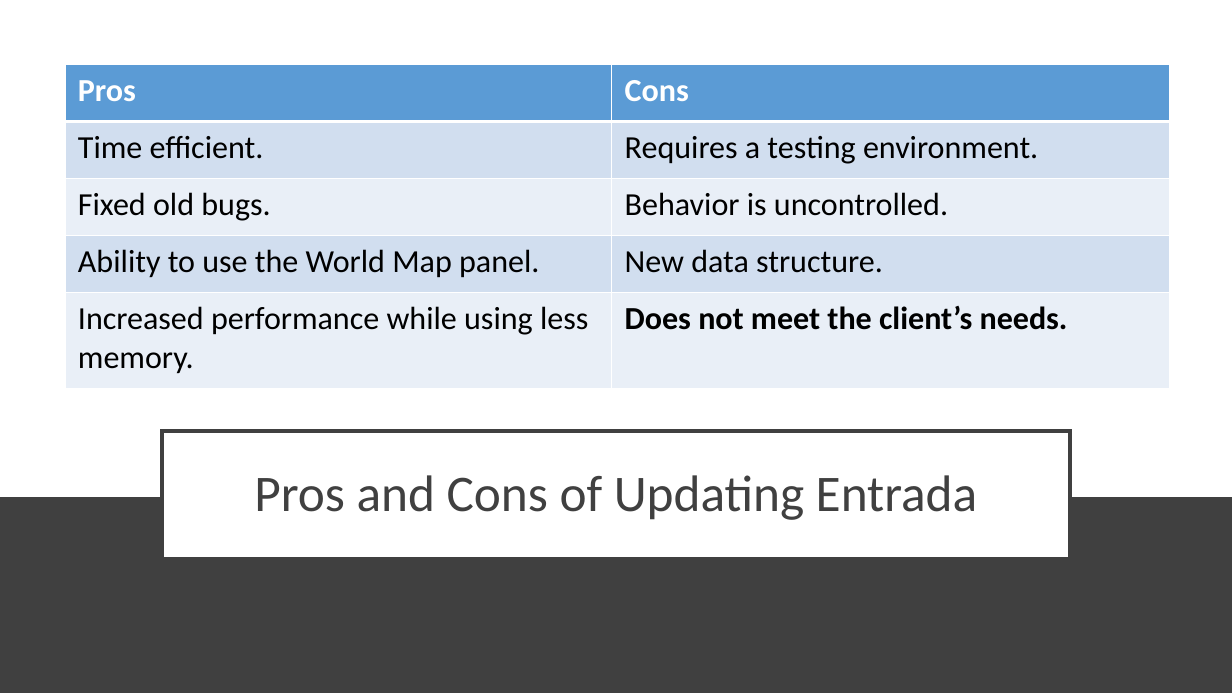
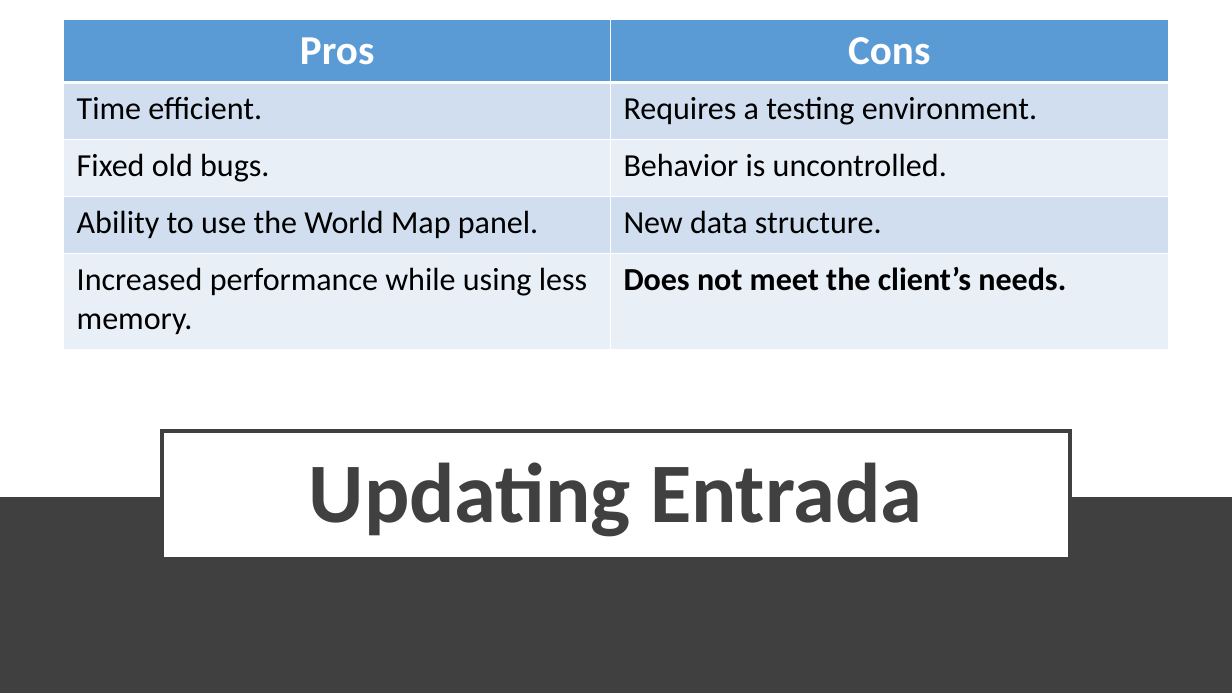
Before and after one commit to Aliii98/osoc19, a slide deck: slide 7 of OSOC-Final.pptx (slide 8 before the commit). Drawn at 1232x693 pixels with LibreOffice and Linux fonts; fonts in the diff are those of the drawing. Boxes give left, top, right and bottom in pixels: in the first picture for what was removed or moved away, otherwise in the second. Text is boxed around its words. In the diff, an @@ line names an element or a change of style, - is before the commit and + after.

```diff
--- a/OSOC-Final.pptx
+++ b/OSOC-Final.pptx
@@ table at (x1=64, y1=19, x2=1168, y2=348) @@
@@ size 25 to 32 pt in "Pros", "Cons" @@
@@ alignment left to centre @@
@@ table resized from (x1=65, y1=64, x2=1169, y2=388) to (x1=64, y1=19, x2=1168, y2=348) @@
@@ title at (x1=309, y1=462, x2=922, y2=537): text changed; size 40 to 66 pt; bold on @@
-Pros and Cons of Updating Entrada
+Updating Entrada
```
Also in this commit, not shown: 17 other slides changed, 2 slides removed.
